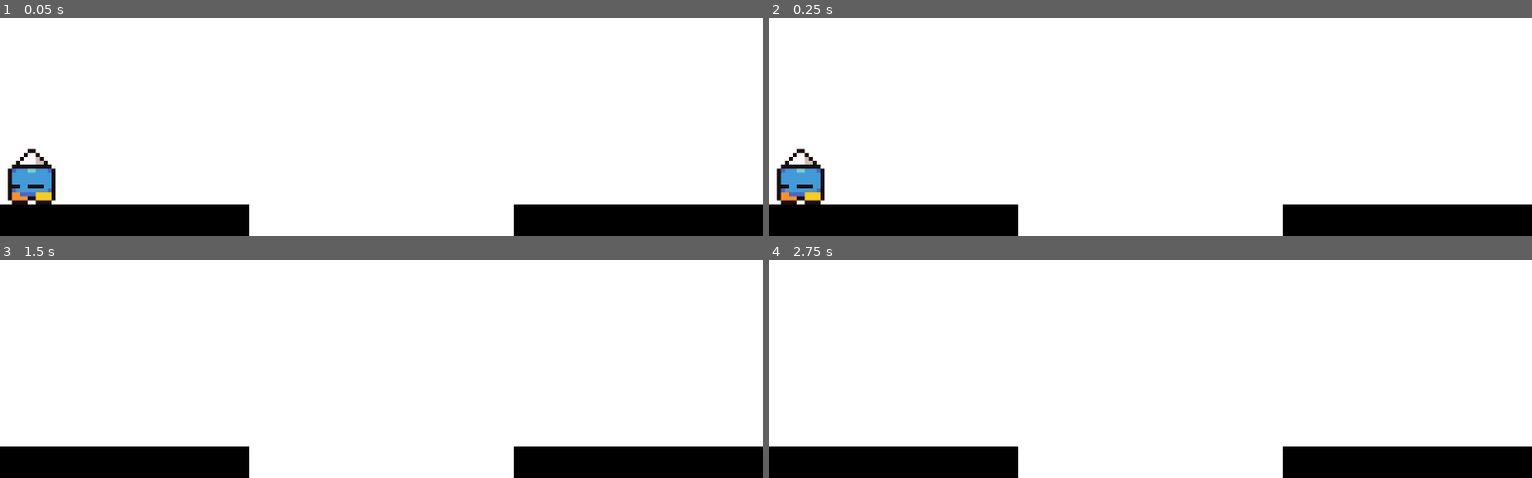
Above: before the commit, frames 1-4 (two rows, left to right).
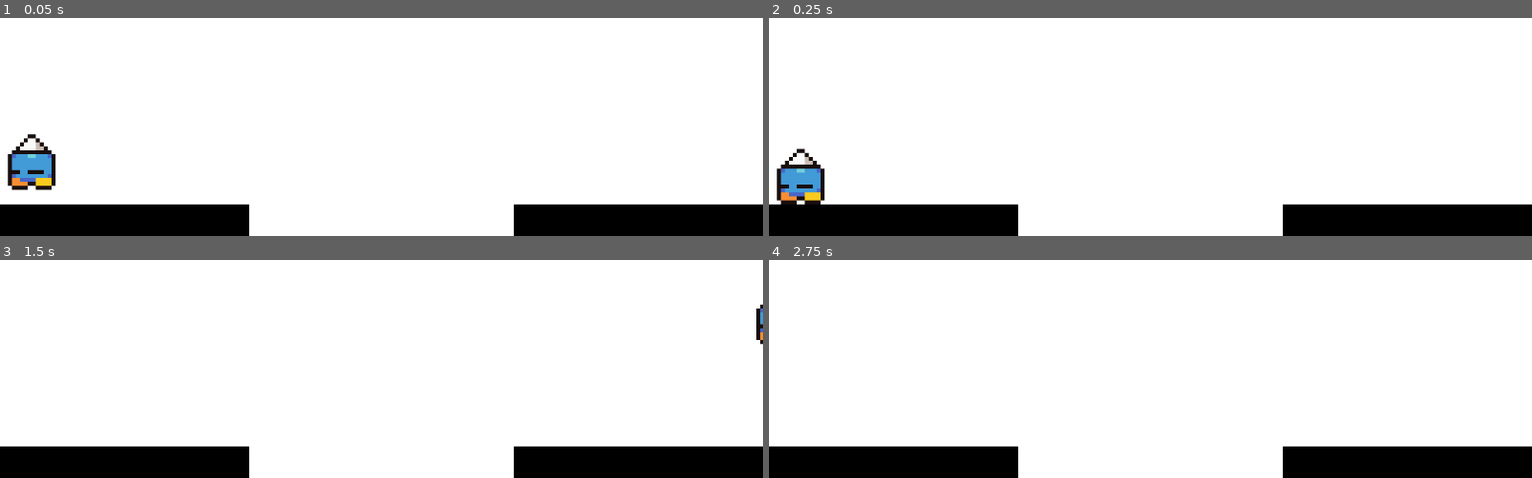
Above: after the commit, the same moments.

Repository: uniqueusername/platformer-movement-tuner
Game: Godot game, scene res://main.tscn
Two runs of this game, one before a commit and one after it. Both use one fixed random seed, a clock stepped at 60 frames per second and the inputs below.
Inputs:
- Up to frame 1 (0.05 s): no input
- Up to frame 2 (0.25 s): no input
- Up to frame 3 (1.5 s): tap Enter at 0.5 s; hold D (player_right) from 0.53 s (still down); tap Space (player_jump, bound only after the commit) at 0.6, 0.77, 1.07, 1.35 s
- Up to frame 4 (2.75 s): tap Space (player_jump, bound only after the commit) at 1.52, 1.82, 2, 2.1 s; release D (player_right) at 2.03 s; hold A (player_left) from 2.03 s (still down)

The runs differ from the first frame. In frame 1, 1.4% of the frame differs, in the area x 1-8%, y 53-86%; in frame 2, nothing differs; in frame 3, 0.1%; in frame 4, nothing differs.

Commit message:
added jumping, player spawner now scales with viewport

Diff:
--- a/main.tscn
+++ b/main.tscn
@@ -1,31 +1,13 @@
-[gd_scene load_steps=8 format=3 uid="uid://chledrc08mf0n"]
+[gd_scene load_steps=7 format=3 uid="uid://chledrc08mf0n"]
 
 [ext_resource type="Shader" path="res://assets/shaders/platform.gdshader" id="1_peh5k"]
-
-[sub_resource type="GDScript" id="GDScript_f2i7w"]
-resource_name = "player_spawner"
-script/source = "extends Node2D
-
-var player_scene = preload(\"res://scenes/player/player.tscn\")
-var player: Node
-
-func _ready():
-	spawn_player()
-
-func _input(event):
-	if event.is_action_pressed(\"reset_player\"):
-		player.queue_free()
-		spawn_player()
-
-func spawn_player():
-	player = player_scene.instantiate()
-	player.position = Vector2.ZERO
-	add_child(player)
-"
 
 [sub_resource type="GDScript" id="GDScript_1q2na"]
 resource_name = "floor"
 script/source = "extends Node2D
+
+var player_spawner_scene = preload(\"res://scenes/player/player_spawner.tscn\")
+var player_spawner: Node2D
 
 @export_range(0, 2000, 0.5, \"or_greater\") var gap_width: float = 400:
 	get: return gap_width
@@ -41,6 +23,10 @@
 
 func _ready():
 	get_tree().get_root().size_changed.connect(update_platforms)
+
+	player_spawner = player_spawner_scene.instantiate()
+	add_child(player_spawner)
+
 	update_platforms()
 
 # update platforms with new information (including viewport changes)
@@ -64,6 +50,9 @@
 	# place collision boxes
 	$left/collider.shape.size = $left/sprite.scale
 	$right/collider.shape.size = $right/sprite.scale
+
+	# place player spawner
+	player_spawner.global_position = Vector2(48, viewport_size.y - platform_height/2 - 96)
 "
 
 [sub_resource type="ShaderMaterial" id="ShaderMaterial_3ptks"]
@@ -78,10 +67,6 @@
 shader = ExtResource("1_peh5k")
 
 [node name="main" type="Node2D"]
-
-[node name="player_spawner" type="Node2D" parent="."]
-position = Vector2(48, 584)
-script = SubResource("GDScript_f2i7w")
 
 [node name="floor" type="Node2D" parent="."]
 position = Vector2(576, 2.08165e-12)
--- a/project.godot
+++ b/project.godot
@@ -33,13 +33,26 @@
 player_left={
 "deadzone": 0.5,
 "events": [Object(InputEventKey,"resource_local_to_scene":false,"resource_name":"","device":-1,"window_id":0,"alt_pressed":false,"shift_pressed":false,"ctrl_pressed":false,"meta_pressed":false,"pressed":false,"keycode":0,"physical_keycode":65,"key_label":0,"unicode":97,"echo":false,"script":null)
+, Object(InputEventKey,"resource_local_to_scene":false,"resource_name":"","device":-1,"window_id":0,"alt_pressed":false,"shift_pressed":false,"ctrl_pressed":false,"meta_pressed":false,"pressed":false,"keycode":0,"physical_keycode":4194319,"key_label":0,"unicode":0,"echo":false,"script":null)
 ]
 }
 player_right={
 "deadzone": 0.5,
 "events": [Object(InputEventKey,"resource_local_to_scene":false,"resource_name":"","device":-1,"window_id":0,"alt_pressed":false,"shift_pressed":false,"ctrl_pressed":false,"meta_pressed":false,"pressed":false,"keycode":0,"physical_keycode":68,"key_label":0,"unicode":100,"echo":false,"script":null)
+, Object(InputEventKey,"resource_local_to_scene":false,"resource_name":"","device":-1,"window_id":0,"alt_pressed":false,"shift_pressed":false,"ctrl_pressed":false,"meta_pressed":false,"pressed":false,"keycode":0,"physical_keycode":4194321,"key_label":0,"unicode":0,"echo":false,"script":null)
 ]
 }
+player_jump={
+"deadzone": 0.5,
+"events": [Object(InputEventKey,"resource_local_to_scene":false,"resource_name":"","device":-1,"window_id":0,"alt_pressed":false,"shift_pressed":false,"ctrl_pressed":false,"meta_pressed":false,"pressed":false,"keycode":0,"physical_keycode":32,"key_label":0,"unicode":32,"echo":false,"script":null)
+, Object(InputEventKey,"resource_local_to_scene":false,"resource_name":"","device":-1,"window_id":0,"alt_pressed":false,"shift_pressed":false,"ctrl_pressed":false,"meta_pressed":false,"pressed":false,"keycode":0,"physical_keycode":87,"key_label":0,"unicode":119,"echo":false,"script":null)
+, Object(InputEventKey,"resource_local_to_scene":false,"resource_name":"","device":-1,"window_id":0,"alt_pressed":false,"shift_pressed":false,"ctrl_pressed":false,"meta_pressed":false,"pressed":false,"keycode":0,"physical_keycode":4194320,"key_label":0,"unicode":0,"echo":false,"script":null)
+]
+}
+
+[physics]
+
+2d/default_gravity=980.0
 
 [rendering]
 
--- a/scenes/player/player.tscn
+++ b/scenes/player/player.tscn
@@ -11,21 +11,25 @@
 var gravity = ProjectSettings.get_setting(\"physics/2d/default_gravity\")
 
 # input variables
-var inputs: Dictionary
 var input_dir: Vector2 = Vector2.ZERO # max magnitude 1.0
-var jump_pressed: bool = false # true if currently being pressed
+var jump_just_pressed: bool = false # true if currently being pressed
 
 # movement constants
+## ground movement
 var start_accel: float = 800
 var max_speed: float = 1200
 var stop_accel: float = 400
 
+## air movement
+var jump_speed: float = 600
+
 func _ready():
+	# send a reference of myself to the input singleton
 	InputManager.connect_player(self)
 
 func _physics_process(delta):
 	# apply gravity
-	velocity.y += gravity
+	velocity.y += gravity * delta
 
 	# horizontal movement
 	if input_dir:
@@ -36,11 +40,16 @@
 		# only use stop rate for stopping
 		velocity.x = lerpf(velocity.x, 0, stop_accel / max_speed)
 
+	# jumping
+	if jump_just_pressed and is_on_floor():
+		velocity.y = -jump_speed
+
 	move_and_slide()
 
-func apply_inputs(input_dir: Vector2, jump_pressed: bool):
+# input objects can call this to send inputs to this player
+func apply_inputs(input_dir: Vector2, jump_just_pressed: bool):
 	self.input_dir = input_dir
-	self.jump_pressed = jump_pressed
+	self.jump_just_pressed = jump_just_pressed
 "
 
 [sub_resource type="AtlasTexture" id="AtlasTexture_bf01k"]
--- /dev/null
+++ b/scenes/player/player_spawner.tscn
@@ -0,0 +1,26 @@
+[gd_scene load_steps=2 format=3 uid="uid://is0l27p3s4o"]
+
+[sub_resource type="GDScript" id="GDScript_f2i7w"]
+resource_name = "player_spawner"
+script/source = "extends Node2D
+
+var player_scene = preload(\"res://scenes/player/player.tscn\")
+var player: Node
+
+func _ready():
+	spawn_player()
+
+func _input(event):
+	if event.is_action_pressed(\"reset_player\"):
+		player.queue_free()
+		spawn_player()
+
+func spawn_player():
+	player = player_scene.instantiate()
+	player.position = Vector2.ZERO
+	add_child(player)
+"
+
+[node name="player_spawner" type="Node2D"]
+position = Vector2(48, 584)
+script = SubResource("GDScript_f2i7w")
--- a/utility/input_manager.gd
+++ b/utility/input_manager.gd
@@ -4,15 +4,18 @@
 var player: CharacterBody2D
 
 # input values
-var move_power: Vector2
+var move_power: Vector2 # all-directional movement request
+var jump_just_pressed: bool
 
-func _process(delta):
+func _physics_process(delta):
 	move_power.x = clamp(Input.get_axis("player_left", "player_right"), -1.0, 1.0)
-
-	if player: player.apply_inputs(move_power, false)
+	jump_just_pressed = Input.is_action_just_pressed("player_jump")
+	if player: player.apply_inputs(move_power, jump_just_pressed)
 
 func _input(event):
 	if Input.is_action_pressed("ui_cancel"): get_tree().quit()
 
+# player node can call this to connect itself to the input manager
+# input manager will send collected inputs to the player it's connected to
 func connect_player(player: CharacterBody2D):
 	self.player = player
